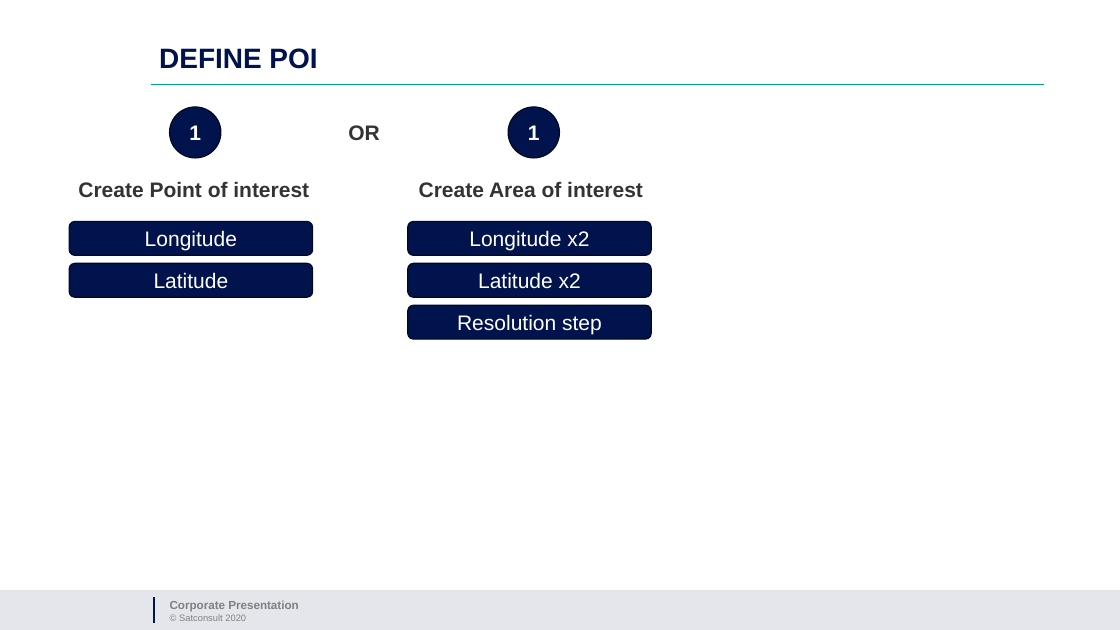
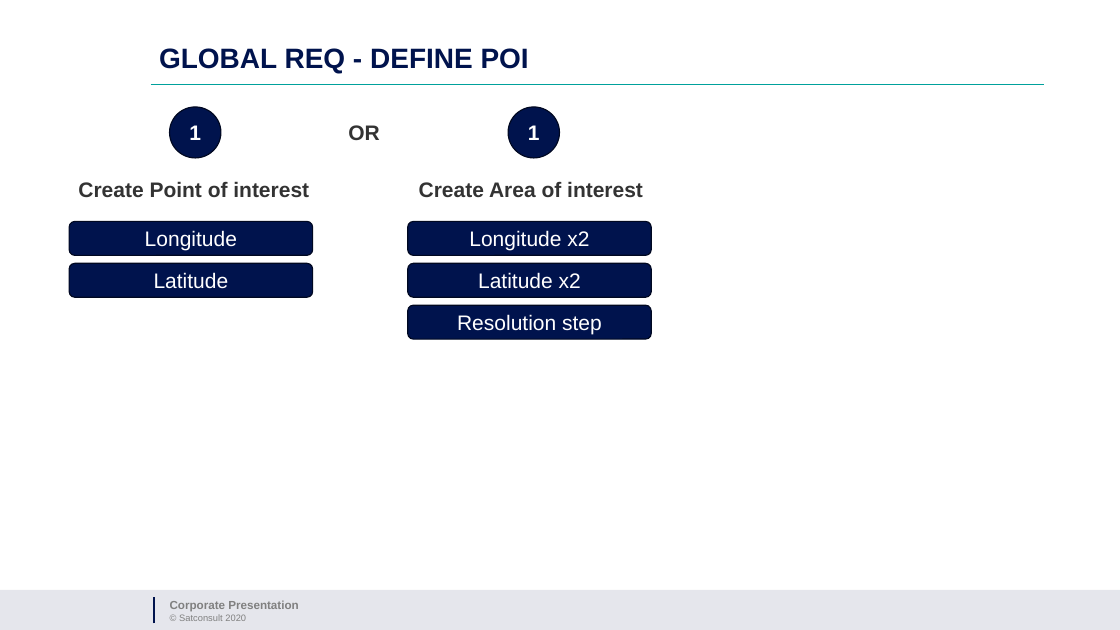
Before and after one commit to leoid3/EO_Tools, a slide deck: slide 10 of Earth Observation Tool.pptx (slide 7 before the commit). Drawn at 1120x630 pixels with LibreOffice and Linux fonts; fonts in the diff are those of the drawing; background and template pictures are left out. Boxes give left, top, right and bottom in pixels: in the first picture for what was removed or moved away, otherwise in the second. Text is boxed around its words. In the diff, an @@ line names an element or a change of style, - is before the commit and + after.

```diff
--- a/Earth Observation Tool.pptx
+++ b/Earth Observation Tool.pptx
@@ title at [159, 48, 529, 73]: text changed @@
-DEFINE POI
+GLOBAL REQ - DEFINE POI
```
Also in this commit, not shown: 7 other slides changed, 3 slides added, 1 slide removed, 3 other files.
